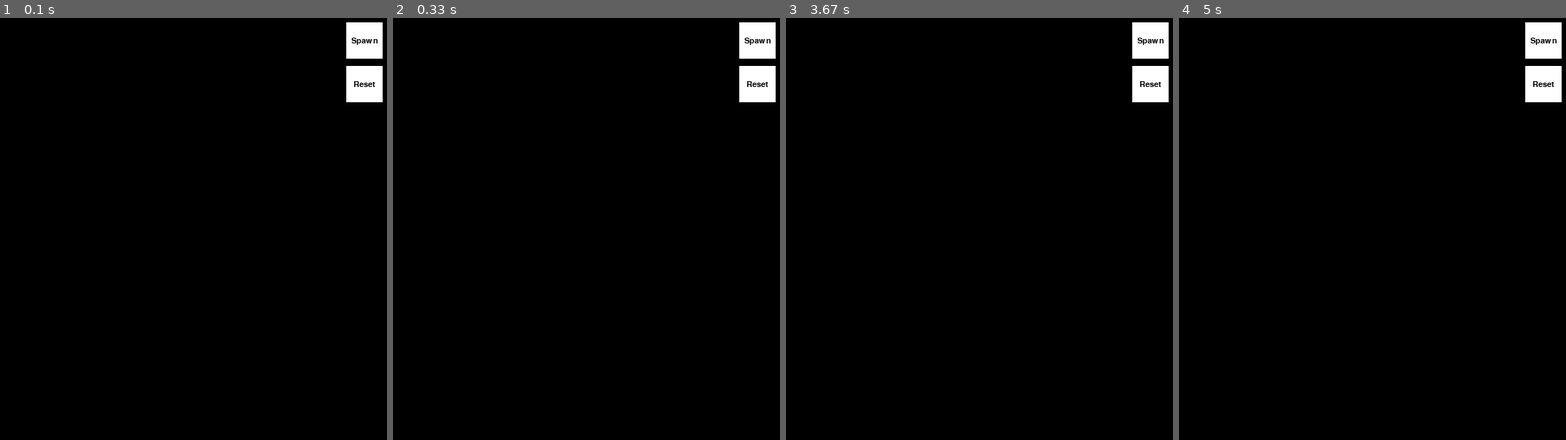
Above: before the commit, frames 1-4 (left to right).
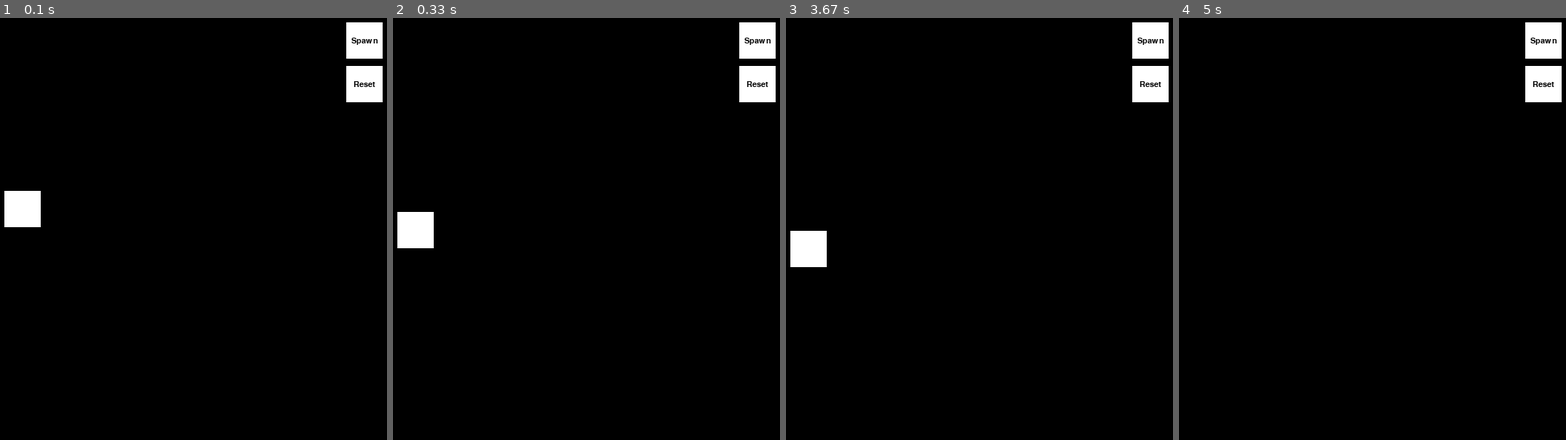
Above: after the commit, the same moments.

Repository: TANFIRSTGOD/pygame-physics-engine-test
Game: pygame game, started from main.py
Same seed, same stepped clock (60 frames per second), same inputs: the game is played once before the commit and once after it.
Inputs (mouse positions are in pixels of both pictures, inside the frame that each line leads up to):
- Up to frame 1 (0.1 s): no input
- Up to frame 2 (0.33 s): no input
- Up to frame 3 (3.67 s): click "Spawn" at 0.38 s; click (898, 250) at 0.72 s; click "Reset" at 2.05 s; click (867, 334) at 2.38 s; click "Spawn" at 3.22 s; click (1049, 182) at 3.55 s
- Up to frame 4 (5 s): click "Reset" at 4.38 s; click (outside the picture) at 4.72 s

The runs differ from the first frame. In frame 1, 0.8% of the frame differs, in the area x 1-11%, y 40-50%; in frame 2, 0.8%; in frame 3, 0.8%; in frame 4, nothing differs.

Commit message:
block class

Diff:
--- a/main.py
+++ b/main.py
@@ -1,7 +1,10 @@
 import pygame
 import button
+import object_creation
 
 pygame.init()
+
+g = 9.807
 
 BACKGROUND_COLOR = (0,0,0)
 PRIMARY_COLOR = (255,255,255)
@@ -16,6 +19,12 @@
 spawnButton = button.Button(x=725, y=25, width=50, height=50, text="Spawn", text_color=BACKGROUND_COLOR, color=PRIMARY_COLOR, hover_color=BUTTON_HOVER_COLOR, primary_color=PRIMARY_COLOR, font_size=16)
 resetButton = button.Button(x=725, y=85, width=50, height=50, text="Reset", text_color=BACKGROUND_COLOR, color=PRIMARY_COLOR, hover_color=BUTTON_HOVER_COLOR, primary_color=PRIMARY_COLOR, font_size=16)
 
+testBlock = object_creation.Block([255,255], [50,50], 1, 10, PRIMARY_COLOR, g)
+
+blocks = []
+
+clock = pygame.time.Clock()
+
 running = True
 
 while running:
@@ -26,14 +35,30 @@
             if event.key == pygame.K_ESCAPE:
                 running = False
 
-        spawnButton.handle_event(event)
+        if spawnButton.handle_event(event):
+           newBlock = object_creation.Block([255,255], [50,50], 1, 10, PRIMARY_COLOR, g)
+           blocks.append(newBlock)
         resetButton.handle_event(event)
 
+    for currentBlock in blocks:
+        if currentBlock.position[1] >= SCREEN_HEIGHT:
+            blocks.pop(blocks.index(currentBlock))
+        currentBlock.update()
+
+    testBlock.update()
+
     screen.fill(BACKGROUND_COLOR)
+
+    testBlock.draw(screen)
+
+    for currentBlock in blocks:
+        currentBlock.draw(screen)
 
     spawnButton.draw(screen)
     resetButton.draw(screen)
 
     pygame.display.flip()
 
+    clock.tick(60)
+
 pygame.quit()
--- /dev/null
+++ b/object_creation.py
@@ -0,0 +1,27 @@
+import pygame
+
+class Block:
+    def __init__(self, position, size, mass, volume, color, g):
+        self.position = position
+        self.size = size
+        self.mass = mass
+        self.volume = volume
+        self.rect = pygame.Rect(position[0], position[1], size[0], size[1])
+        self.color = color
+        self.g = g*mass #finding the gravity for this object
+
+        self.speed = 0
+
+    def draw(self, screen):
+        pygame.draw.rect(screen, self.color, self.rect)
+
+    def update(self):
+        maxFallSpeed = 80.5556
+        if self.speed < maxFallSpeed:
+            self.speed += self.g/60 #speed += gravity / frame rate
+        else:
+            self.speed += 0
+
+        self.rect = pygame.Rect(self.position[0], self.position[1], self.size[0], self.size[1])
+
+        self.position[1] += self.speed
